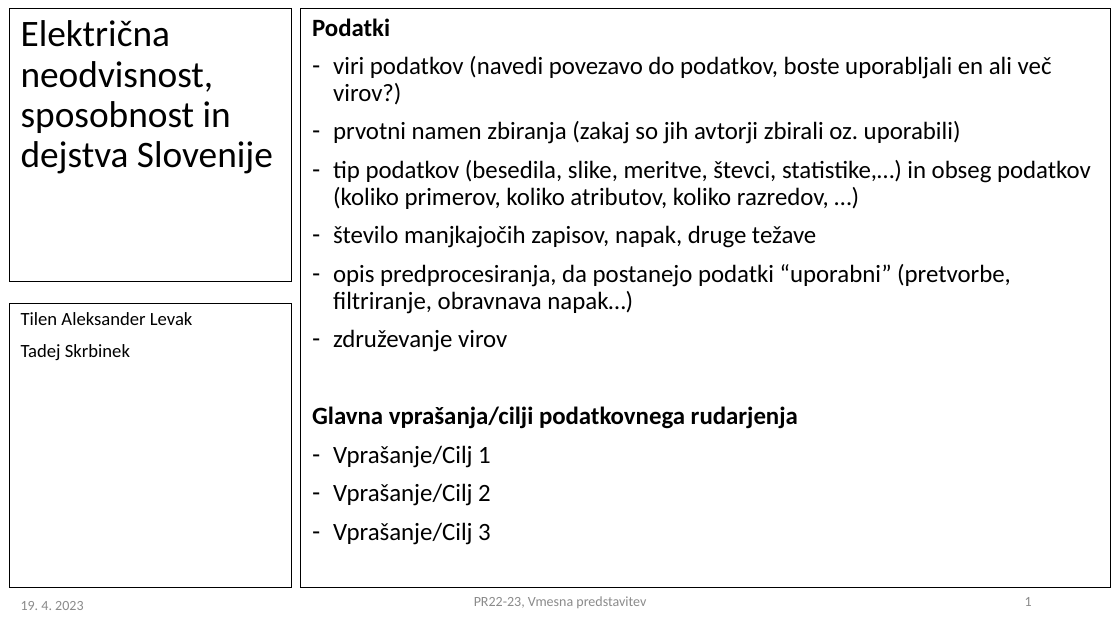
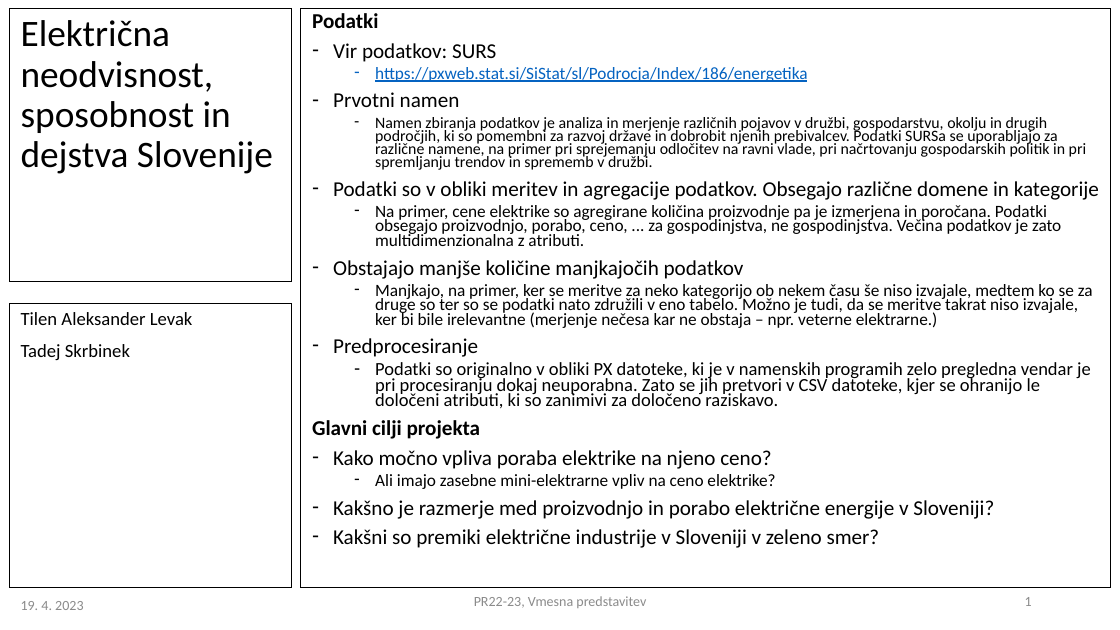
Before and after one commit to MisterMustache/PR22TLTS, a slide deck: slide 1 of PR2022-23_vmesna_14.pptx. Drawn at 1120x630 pixels with LibreOffice and Linux fonts; fonts in the diff are those of the drawing. Boxes give left, top, right and bottom in pixels: in the first picture for what was removed or moved away, otherwise in the second. Text is boxed around its words. In the diff, an @@ line names an element or a change of style, - is before the commit and + after.

```diff
--- a/PR2022-23_vmesna_14.pptx
+++ b/PR2022-23_vmesna_14.pptx
@@ text at [312, 13, 378, 28]: size 16 to 13.6 pt in "Podatki"; line spacing 0.9 to 0.7 @@
@@ text at [312, 43, 1099, 548]: text changed; size 16 to 11.1 pt @@
-– viri podatkov (navedi povezavo do podatkov, boste uporabljali en ali več virov?)
-– prvotni namen zbiranja (zakaj so jih avtorji zbirali oz. uporabili)
-– tip podatkov (besedila, slike, meritve, števci, statistike,…) in obseg podatkov (koliko primerov, koliko atributov, koliko razredov, …)
-– število manjkajočih zapisov, napak, druge težave
-– opis predprocesiranja, da postanejo podatki “uporabni” (pretvorbe, filtriranje, obravnava napak…)
-– združevanje virov
-Glavna vprašanja/cilji podatkovnega rudarjenja
-– Vprašanje/Cilj 1
-– Vprašanje/Cilj 2
-– Vprašanje/Cilj 3
+– Vir podatkov: SURS
+  – https://pxweb.stat.si/SiStat/sl/Podrocja/Index/186/energetika
+– Prvotni namen
+  – Namen zbiranja podatkov je analiza in merjenje različnih pojavov v družbi, gospodarstvu, okolju in drugih področjih, ki so pomembni za razvoj države in dobrobit njenih prebivalcev. Podatki SURSa se uporabljajo za različne namene, na primer pri sprejemanju odločitev na ravni vlade, pri načrtovanju gospodarskih politik in pri spremljanju trendov in sprememb v družbi.
+– Podatki so v obliki meritev in agregacije podatkov. Obsegajo različne domene in kategorije
+  – Na primer, cene elektrike so agregirane količina proizvodnje pa je izmerjena in poročana. Podatki obsegajo proizvodnjo, porabo, ceno, ... za gospodinjstva, ne gospodinjstva. Večina podatkov je zato multidimenzionalna z atributi.
+– Obstajajo manjše količine manjkajočih podatkov
+  – Manjkajo, na primer, ker se meritve za neko kategorijo ob nekem času še niso izvajale, medtem ko se za druge so ter so se podatki nato združili v eno tabelo. Možno je tudi, da se meritve takrat niso izvajale, ker bi bile irelevantne (merjenje nečesa kar ne obstaja – npr. veterne elektrarne.)
+– Predprocesiranje
+  – Podatki so originalno v obliki PX datoteke, ki je v namenskih programih zelo pregledna vendar je pri procesiranju dokaj neuporabna. Zato se jih pretvori v CSV datoteke, kjer se ohranijo le določeni atributi, ki so zanimivi za določeno raziskavo.
+Glavni cilji projekta
+– Kako močno vpliva poraba elektrike na njeno ceno?
+  – Ali imajo zasebne mini-elektrarne vpliv na ceno elektrike?
+– Kakšno je razmerje med proizvodnjo in porabo električne energije v Sloveniji?
+– Kakšni so premiki električne industrije v Sloveniji v zeleno smer?
```
Also in this commit, not shown: 2 other slides changed, 2 other files.
